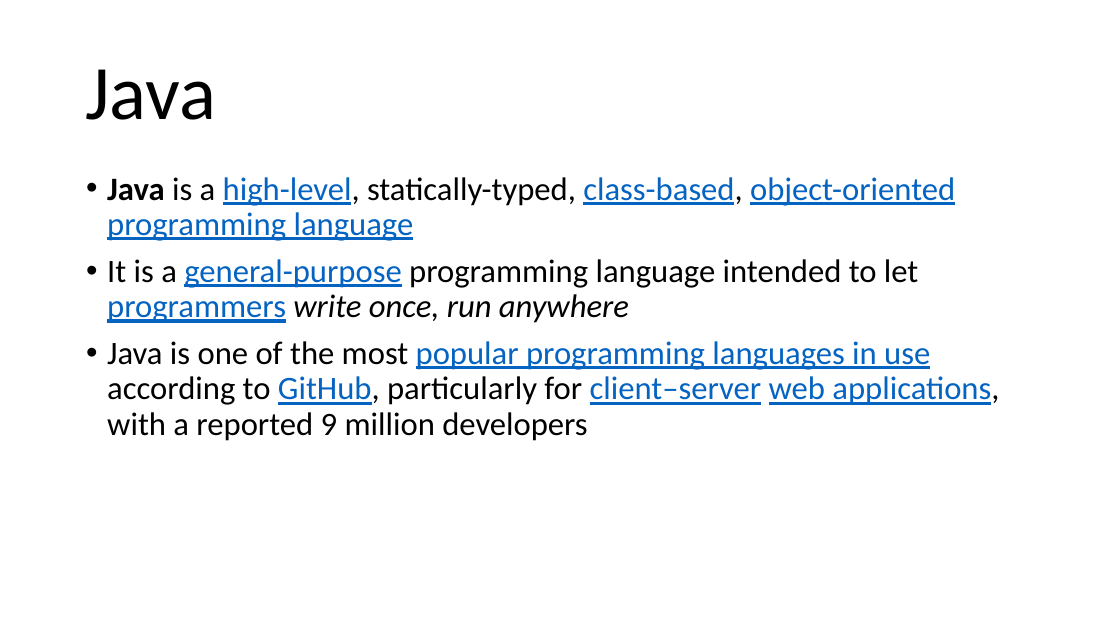
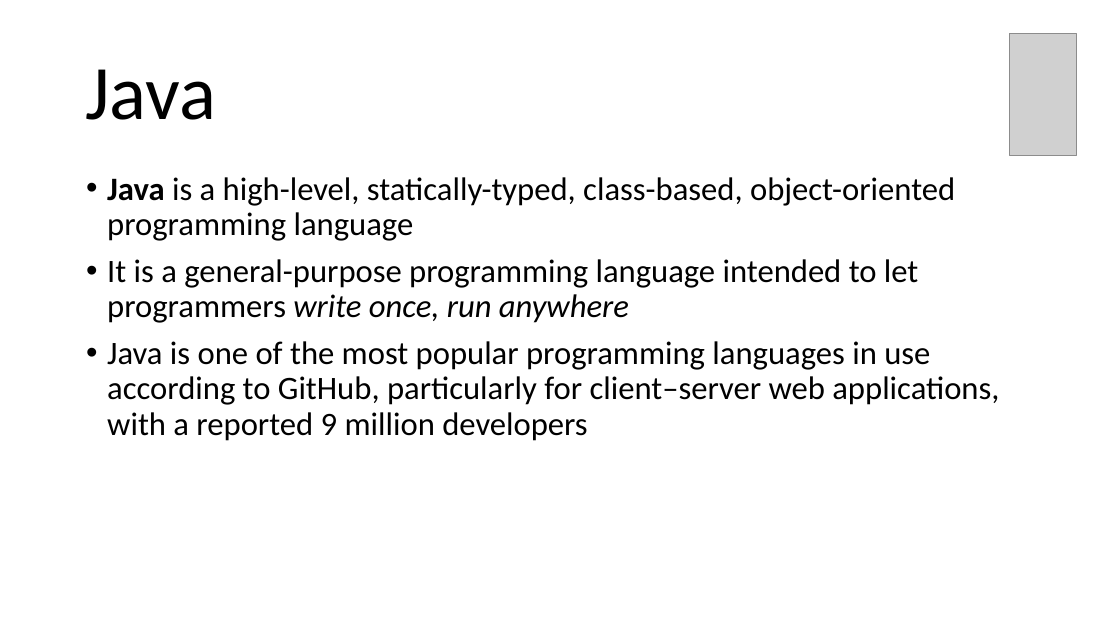
Before and after one commit to eNtrozx/todosys, a slide deck: slide 2 of Presentation.pptx. Drawn at 1120x630 pixels with LibreOffice and Linux fonts; fonts in the diff are those of the drawing; grey boxes stand for pictures. Boxes give left, top, right and bottom in pixels: in the first picture for what was removed or moved away, otherwise in the second. Text is boxed around its words. In the diff, an @@ line names an element or a change of style, - is before the commit and + after.

```diff
--- a/Presentation.pptx
+++ b/Presentation.pptx
@@ picture added at [1010,34,1076,155] @@
@@ text "Java is a high-level, statically-typed, ..." at [107,177,999,441]: text colour #0563C1 to #000000, underline off in "high-level, class-based, object-oriented programming languag ...", "general-purpose programmers", "popular programming languages in use GitHub, client–server ..." @@
```
Also in this commit, not shown: 11 other slides changed.
